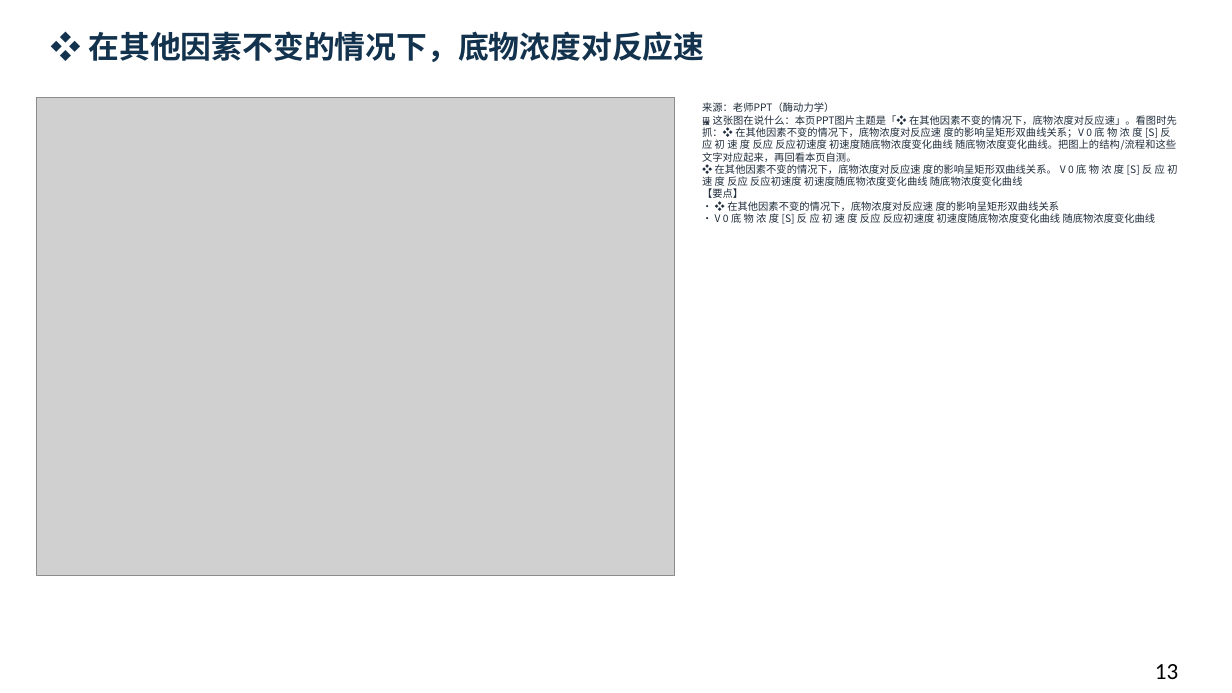
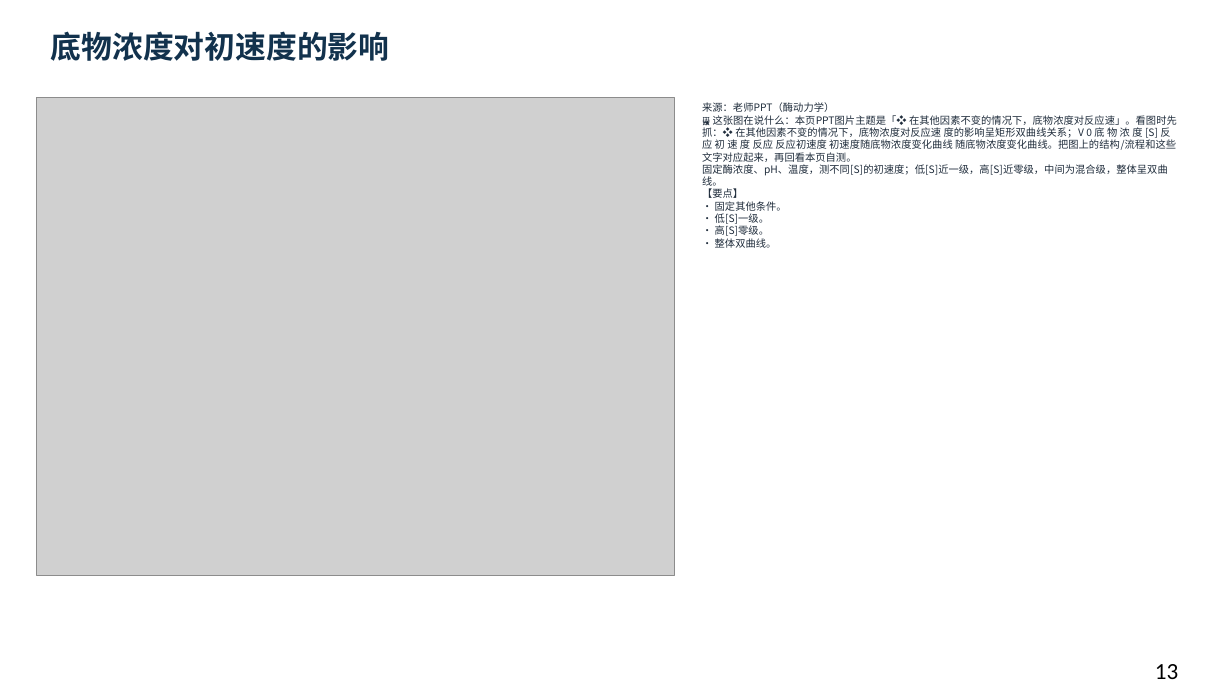
Before and after one commit to newkan-li/Biochemistry, a slide deck: slide 13 of downloads/bc07-ai-style.pptx. Drawn at 1232x693 pixels with LibreOffice and Linux fonts; fonts in the diff are those of the drawing; grey boxes stand for pictures. Boxes give left, top, right and bottom in pixels: in the first picture for what was removed or moved away, otherwise in the second. Text is boxed around its words. In the diff, an @@ line names an element or a change of style, - is before the commit and + after.

```diff
--- a/downloads/bc07-ai-style.pptx
+++ b/downloads/bc07-ai-style.pptx
@@ text at [51,31,390,61]: text changed @@
-❖ 在其他因素不变的情况下，底物浓度对反应速
+底物浓度对初速度的影响
@@ text at [702,102,1177,248]: text changed @@
-来源：老师PPT（酶动力学）
-🖼 这张图在说什么：本页PPT图片主题是「❖ 在其他因素不变的情况下，底物浓度对反应速」。看图时先抓：❖ 在其他因素不变的情况下，底物浓度对反应速 度的影响呈矩形双曲线关系；V 0 底 物 浓 度 [S] 反 应 初 速 度 反应 反应初速度 初速度随底物浓度变化曲线 随底物浓度变化曲线。把图上的结构/流程和这些文字对应起来，再回看本页自测。
-❖ 在其他因素不变的情况下，底物浓度对反应速 度的影响呈矩形双曲线关系。 V 0 底 物 浓 度 [S] 反 应 初 速 度 反应 反应初速度 初速度随底物浓度变化曲线 随底物浓度变化曲线
-【要点】
-• ❖ 在其他因素不变的情况下，底物浓度对反应速 度的影响呈矩形双曲线关系
-• V 0 底 物 浓 度 [S] 反 应 初 速 度 反应 反应初速度 初速度随底物浓度变化曲线 随底物浓度变化曲线
+来源：老师PPT（酶动力学）
+🖼 这张图在说什么：本页PPT图片主题是「❖ 在其他因素不变的情况下，底物浓度对反应速」。看图时先抓：❖ 在其他因素不变的情况下，底物浓度对反应速 度的影响呈矩形双曲线关系；V 0 底 物 浓 度 [S] 反 应 初 速 度 反应 反应初速度 初速度随底物浓度变化曲线 随底物浓度变化曲线。把图上的结构/流程和这些文字对应起来，再回看本页自测。
+固定酶浓度、pH、温度，测不同[S]的初速度；低[S]近一级，高[S]近零级，中间为混合级，整体呈双曲线。
+【要点】
+• 固定其他条件。
+• 低[S]一级。
+• 高[S]零级。
+• 整体双曲线。
```
Also in this commit, not shown: 21 other slides changed, 5 other files.
